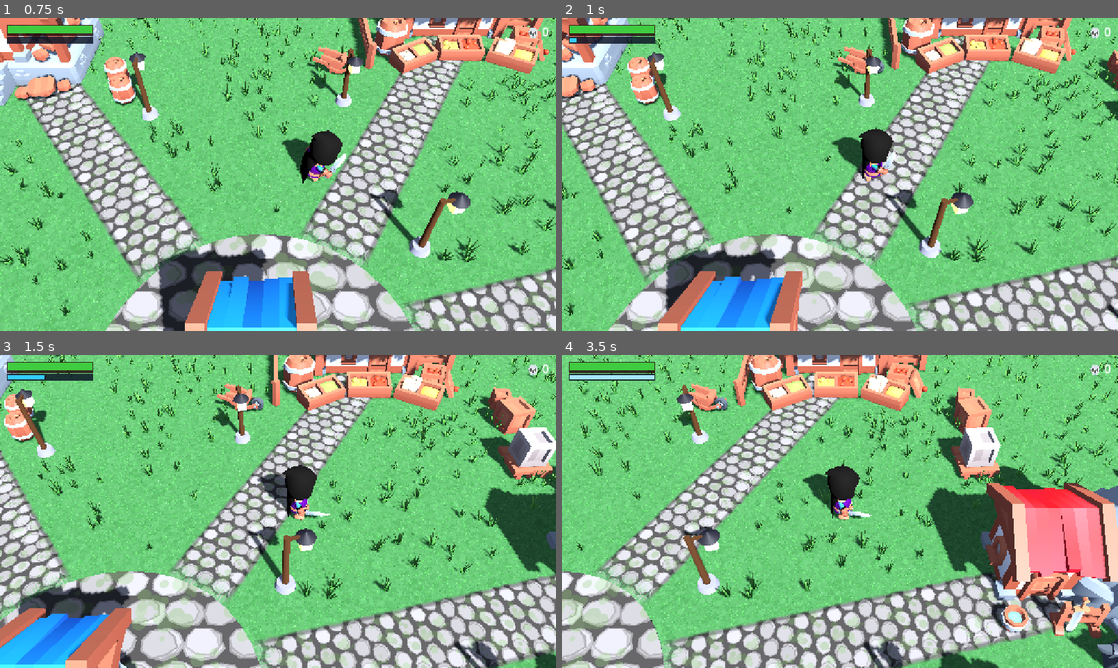
Above: before the commit, frames 1-4 (two rows, left to right).
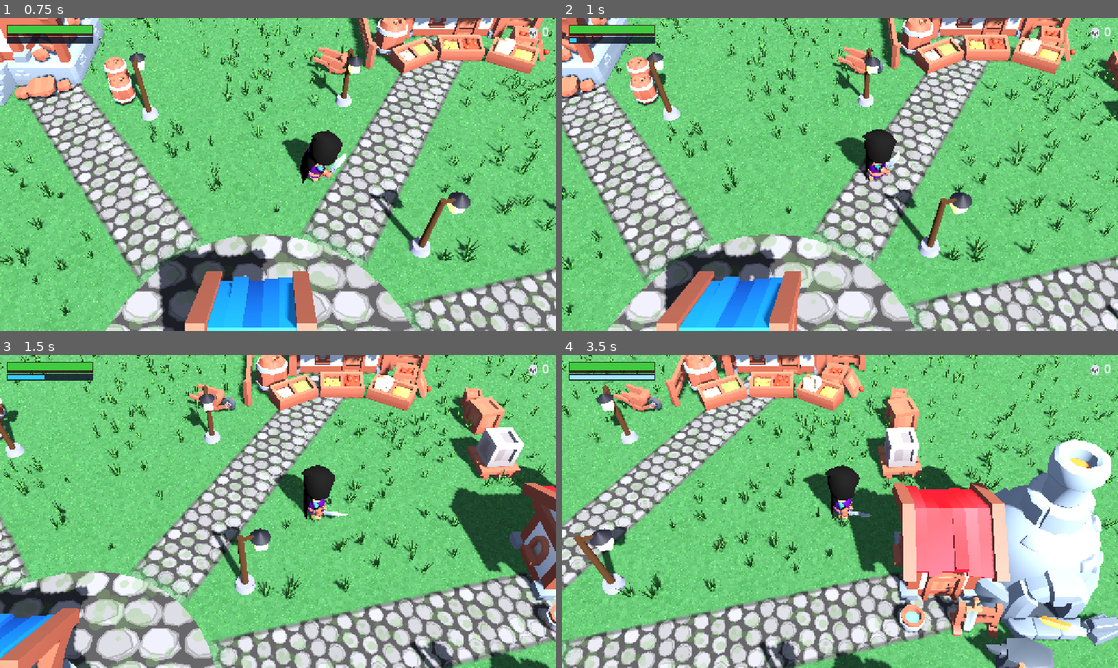
Above: after the commit, the same moments.

Repository: OuterHeavenX/godot-2.5D-rpg
Game: Godot game, scene res://src/world/main.tscn
Two runs of this game, one before a commit and one after it. Both use one fixed random seed, a clock stepped at 60 frames per second and the inputs below.
Inputs (mouse positions are in pixels of both pictures, inside the frame that each line leads up to):
- Up to frame 1 (0.75 s): move the mouse to (400, 158) at 0.52 s; hold D (move_right) from 0.53 s (still down); tap Shift (dodge) at 0.6 s; click (400, 158) at 0.67 s
- Up to frame 2 (1 s): keep holding D (move_right); tap F (sprint, bound only after the commit) at 0.8 s
- Up to frame 3 (1.5 s): release D (move_right) at 1.25 s; drag from (166, 527) to (250, 574) at 1.27 s
- Up to frame 4 (3.5 s): move the mouse to (895, 442) at 2.02 s; hold D (move_right) 2.03-2.75 s; tap Space (attack) at 2.1 s; tap F (sprint, bound only after the commit) at 2.3 s; drag from (812, 574) to (673, 464) at 2.77 s

Frame 1 is identical in both runs. In frame 2, 19% of the frame differs, in the area x 0-100%, y 0-100%; in frame 3, 60%; in frame 4, 72%.

Commit message:
Sprint: toggleable run with stylized touch button (F key on desktop)

Diff:
--- a/project.godot
+++ b/project.godot
@@ -59,6 +59,11 @@
 "events": [Object(InputEventKey,"resource_local_to_scene":false,"resource_name":"","device":-1,"window_id":0,"alt_press …(195 unchanged characters)…
 ]
 }
+sprint={
+"deadzone": 0.2,
+"events": [Object(InputEventKey,"resource_local_to_scene":false,"resource_name":"","device":-1,"window_id":0,"alt_pressed":false,"shift_pressed":false,"ctrl_pressed":false,"meta_pressed":false,"pressed":false,"keycode":70,"physical_keycode":0,"key_label":0,"unicode":0,"location":0,"echo":false,"script":null)
+]
+}
 
 [rendering]
 
--- a/src/player/player.gd
+++ b/src/player/player.gd
@@ -28,13 +28,16 @@
 const DODGE_TIME := 0.28
 const REGEN_DELAY := 5.0
 const REGEN_RATE := 4.0
+const SPRINT_MULT := 1.7
 
 signal hp_changed(hp: float, max_hp: float)
 signal atb_changed(atb: float)
+signal sprint_changed(sprinting: bool)
 signal died
 
 var hp := MAX_HP
 var atb := 1.0
+var sprinting := false
 var dead := false
 
 const HOOD_SHADER := preload("res://src/player/hood_two_tone.gdshader")
@@ -104,6 +107,8 @@
 		try_attack()
 	if Input.is_action_just_pressed("dodge"):
 		try_dodge()
+	if Input.is_action_just_pressed("sprint"):
+		toggle_sprint()
 
 	var input_dir := Vector2.ZERO
 	input_dir.x = Input.get_axis("move_left", "move_right")
@@ -132,8 +137,9 @@
 		velocity.x = _attack_dir.x * 7.0
 		velocity.z = _attack_dir.z * 7.0
 	elif direction != Vector3.ZERO and not busy:
-		velocity.x = move_toward(velocity.x, direction.x * speed, accel * delta)
-		velocity.z = move_toward(velocity.z, direction.z * speed, accel * delta)
+		var move_speed := speed * (SPRINT_MULT if sprinting else 1.0)
+		velocity.x = move_toward(velocity.x, direction.x * move_speed, accel * delta)
+		velocity.z = move_toward(velocity.z, direction.z * move_speed, accel * delta)
 		# Smoothly turn the 3D model to face the movement direction.
 		var target_yaw := atan2(direction.x, direction.z)
 		rig.rotation.y = lerp_angle(rig.rotation.y, target_yaw, minf(1.0, turn_speed * delta))
@@ -142,6 +148,7 @@
 		if not busy:
 			velocity.x = move_toward(velocity.x, 0.0, accel * delta)
 			velocity.z = move_toward(velocity.z, 0.0, accel * delta)
+			anim.speed_scale = 1.0
 			_play(ANIM_IDLE)
 
 	# Simple gravity for 2.5D grounding.
@@ -151,6 +158,15 @@
 		velocity.y = 0.0
 
 	move_and_slide()
+
+## Toggle sprint on/off (run button or F key).
+func toggle_sprint() -> void:
+	if dead:
+		return
+	sprinting = not sprinting
+	if not sprinting:
+		anim.speed_scale = 1.0
+	sprint_changed.emit(sprinting)
 
 ## ATB attack: needs a full gauge. Heavy horizontal slash with a lunge,
 ## a white slash arc, and a hit-stop kick on connect.
@@ -303,4 +319,5 @@
 
 func _play(clip: StringName) -> void:
 	if anim.current_animation != clip:
+		anim.speed_scale = 1.45 if (clip == ANIM_WALK and sprinting) else 1.0
 		anim.play(clip)
--- a/src/ui/touch_controls.gd
+++ b/src/ui/touch_controls.gd
@@ -4,6 +4,9 @@
 ## automatically on the first touch event. Hidden on desktop.
 
 var _attack_btn: Button
+var _sprint_btn: Button
+var _sprint_style_off: StyleBoxFlat
+var _sprint_style_on: StyleBoxFlat
 var _atb_ready := true
 
 func _ready() -> void:
@@ -11,11 +14,15 @@
 	visible = DisplayServer.is_touchscreen_available()
 	_build_attack_button()
 	_build_dodge_button()
+	_build_sprint_button()
 	# Track ATB so the attack button shows when it's ready.
 	await get_tree().process_frame
 	var player := get_tree().get_first_node_in_group("player")
-	if player != null and player.has_signal("atb_changed"):
-		player.atb_changed.connect(_on_atb_changed)
+	if player != null:
+		if player.has_signal("atb_changed"):
+			player.atb_changed.connect(_on_atb_changed)
+		if player.has_signal("sprint_changed"):
+			player.sprint_changed.connect(_on_sprint_changed)
 
 func _build_attack_button() -> void:
 	_attack_btn = Button.new()
@@ -64,6 +71,51 @@
 	if player != null and player.has_method("try_dodge"):
 		player.try_dodge()
 
+## Stylized circular sprint toggle. Glows cyan while running.
+func _build_sprint_button() -> void:
+	_sprint_style_off = StyleBoxFlat.new()
+	_sprint_style_off.bg_color = Color(0.07, 0.10, 0.16, 0.88)
+	_sprint_style_off.set_border_width_all(3)
+	_sprint_style_off.border_color = Color(0.25, 0.55, 0.75, 0.9)
+	_sprint_style_off.set_corner_radius_all(42)
+	_sprint_style_off.content_margin_left = 8
+	_sprint_style_on = StyleBoxFlat.new()
+	_sprint_style_on.bg_color = Color(0.10, 0.22, 0.32, 0.95)
+	_sprint_style_on.set_border_width_all(4)
+	_sprint_style_on.border_color = Color(0.35, 0.95, 1.0)
+	_sprint_style_on.set_corner_radius_all(42)
+	_sprint_style_on.shadow_color = Color(0.2, 0.8, 1.0, 0.55)
+	_sprint_style_on.shadow_size = 12
+
+	_sprint_btn = Button.new()
+	_sprint_btn.text = "🏃"
+	_sprint_btn.add_theme_font_size_override("font_size", 38)
+	_sprint_btn.add_theme_stylebox_override("normal", _sprint_style_off)
+	_sprint_btn.add_theme_stylebox_override("hover", _sprint_style_off)
+	_sprint_btn.add_theme_stylebox_override("pressed", _sprint_style_on)
+	_sprint_btn.add_theme_stylebox_override("focus", StyleBoxEmpty.new())
+	# Above the dodge button, same column.
+	_sprint_btn.anchor_left = 1.0
+	_sprint_btn.anchor_top = 1.0
+	_sprint_btn.anchor_right = 1.0
+	_sprint_btn.anchor_bottom = 1.0
+	_sprint_btn.offset_left = -248
+	_sprint_btn.offset_top = -228
+	_sprint_btn.offset_right = -164
+	_sprint_btn.offset_bottom = -144
+	_sprint_btn.pressed.connect(_on_sprint_pressed)
+	add_child(_sprint_btn)
+
+func _on_sprint_pressed() -> void:
+	var player := get_tree().get_first_node_in_group("player")
+	if player != null and player.has_method("toggle_sprint"):
+		player.toggle_sprint()
+
+func _on_sprint_changed(sprinting: bool) -> void:
+	var style := _sprint_style_on if sprinting else _sprint_style_off
+	_sprint_btn.add_theme_stylebox_override("normal", style)
+	_sprint_btn.add_theme_stylebox_override("hover", style)
+
 func _input(event: InputEvent) -> void:
 	if event is InputEventScreenTouch and event.pressed and not visible:
 		visible = true
Not shown, changed: docs/index.html
Not shown, changed: docs/index.pck
